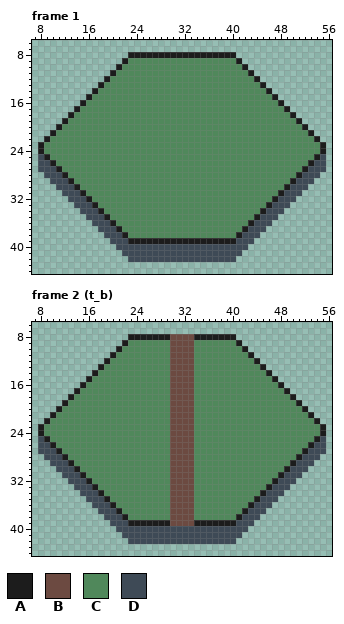
One commit to this pixel-art file: assets/world/tiles.aseprite. The picture above was drawn from the file before the commit.
64x48 pixels, 4 frames. Shown: frame 1: x 7..56, y 6..44; frame 2 (t_b): x 7..56, y 6..44. The commit also changed other frames, which this record leaves out.
Palette (. is transparent): A #1c1c1c  B #6c4a41  C #50885b  D #3e4a56
Now the later version:
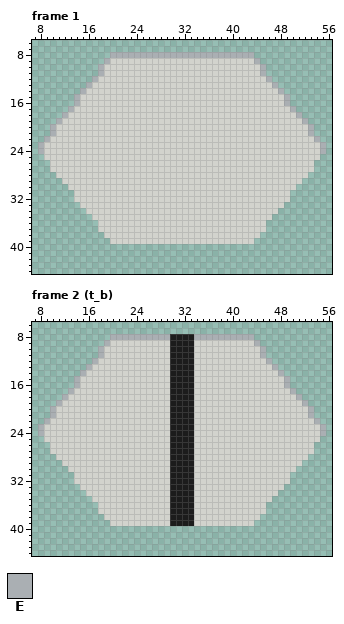
Colours new in this view: E #aaafb3
Log entry: Updated to hex tile type
Change:
colour C: #50885b -> #d2d3cd
Changed rows in their new state; - is a pixel that keeps its letter.
Frame 1, layer "base_tile":
first column x 8:
 8 ------------EEEEEEEEEEEEEEEEEEEEEEEE------------
 9 -----------ECCC------------------CCCE-----------
10 ----------ECCC--------------------CCCE----------
11 ----------ECC----------------------CCE----------
12 ---------ECC------------------------CCE---------
13 --------ECC--------------------------CCE--------
14 -------ECC----------------------------CCE-------
15 ------ECC------------------------------CCE------
16 ------EC--------------------------------CE------
17 -----EC----------------------------------CE-----
18 ----EC------------------------------------CE----
19 ---EC--------------------------------------CE---
20 --EC----------------------------------------CE--
21 --E------------------------------------------E--
22 -E--------------------------------------------E-
23 E----------------------------------------------E
24 E----------------------------------------------E
25 .C--------------------------------------------C.
26 ..C------------------------------------------C..
27 ..CC----------------------------------------CC..
28 -..CC--------------------------------------CC..-
29 --..CC------------------------------------CC..--
30 ---..CC----------------------------------CC..---
31 ----..CC--------------------------------CC..----
32 -----.CCC------------------------------CCC.-----
33 ------.CCC----------------------------CCC.------
34 -------.CCC--------------------------CCC.-------
35 --------.CCC------------------------CCC.--------
36 ---------.CCC----------------------CCC.---------
37 ----------CCCC--------------------CCCC----------
38 -----------CCCC------------------CCCC-----------
39 ------------CCCCCCCCCCCCCCCCCCCCCCCC------------
40 -------------......................-------------
41 --------------....................--------------
42 ---------------..................---------------
Frame 2 (t_b), layers "track", "base_tile":
first column x 8:
 8 ------------EEEEEEEEEEAAAAEEEEEEEEEE------------
 9 -----------ECCC-------AAAA-------CCCE-----------
10 ----------ECCC--------AAAA--------CCCE----------
11 ----------ECC---------AAAA---------CCE----------
12 ---------ECC----------AAAA----------CCE---------
13 --------ECC-----------AAAA-----------CCE--------
14 -------ECC------------AAAA------------CCE-------
15 ------ECC-------------AAAA-------------CCE------
16 ------EC--------------AAAA--------------CE------
17 -----EC---------------AAAA---------------CE-----
18 ----EC----------------AAAA----------------CE----
19 ---EC-----------------AAAA-----------------CE---
20 --EC------------------AAAA------------------CE--
21 --E-------------------AAAA-------------------E--
22 -E--------------------AAAA--------------------E-
23 E---------------------AAAA---------------------E
24 E---------------------AAAA---------------------E
25 .C--------------------AAAA--------------------C.
26 ..C-------------------AAAA-------------------C..
27 ..CC------------------AAAA------------------CC..
28 -..CC-----------------AAAA-----------------CC..-
29 --..CC----------------AAAA----------------CC..--
30 ---..CC---------------AAAA---------------CC..---
31 ----..CC--------------AAAA--------------CC..----
32 -----.CCC-------------AAAA-------------CCC.-----
33 ------.CCC------------AAAA------------CCC.------
34 -------.CCC-----------AAAA-----------CCC.-------
35 --------.CCC----------AAAA----------CCC.--------
36 ---------.CCC---------AAAA---------CCC.---------
37 ----------CCCC--------AAAA--------CCCC----------
38 -----------CCCC-------AAAA-------CCCC-----------
39 ------------CCCCCCCCCCAAAACCCCCCCCCC------------
40 -------------......................-------------
41 --------------....................--------------
42 ---------------..................---------------
